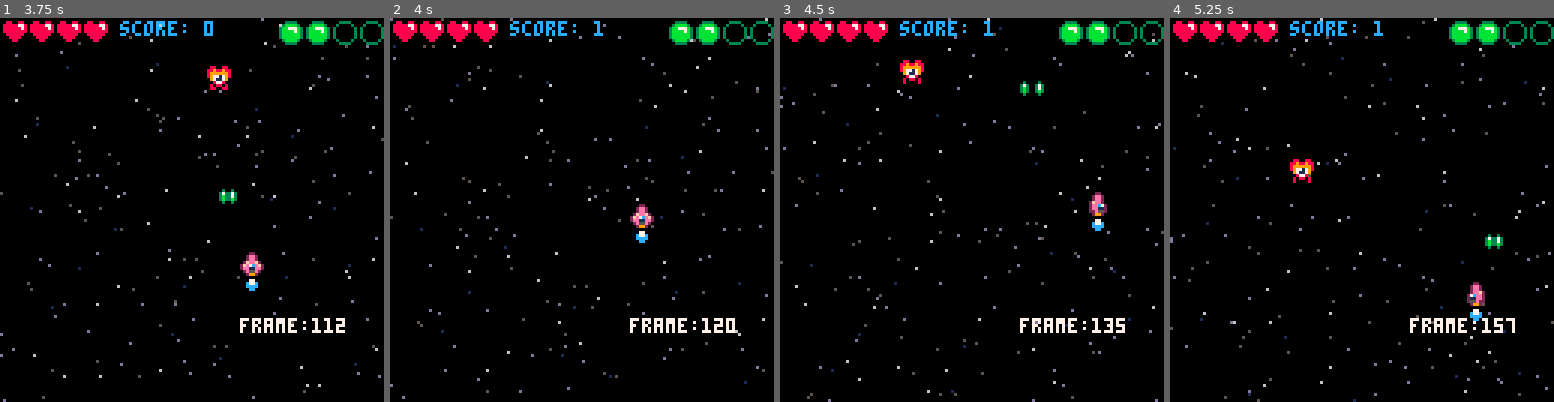
Above: before the commit, frames 1-4 (left to right).
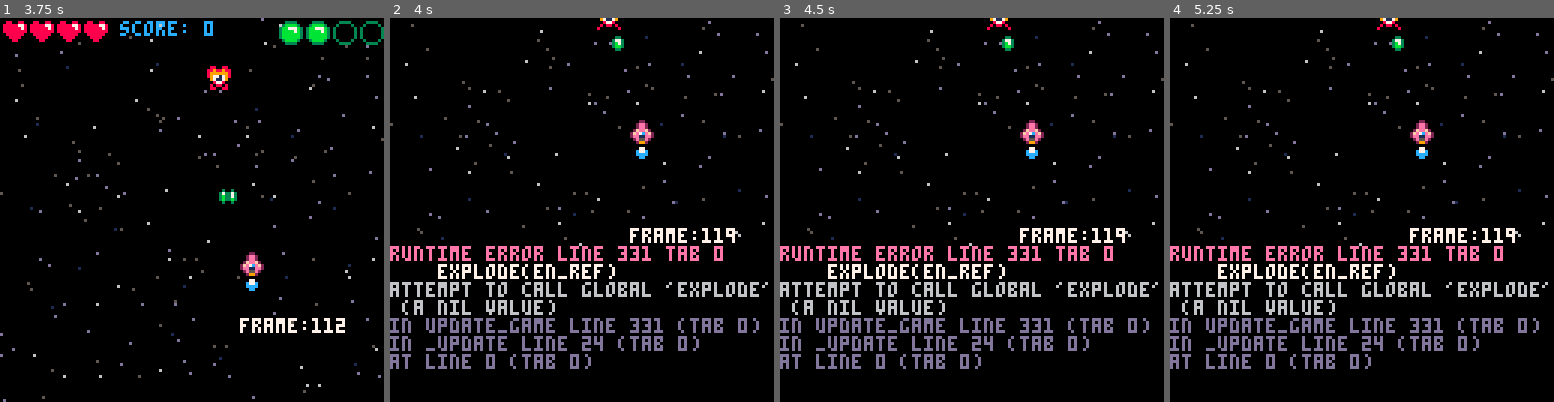
Above: after the commit, the same moments.

Repository: CalebmKopp/shmup-tutorial
Game: PICO-8 cartridge shmup.p8
Same seed, same stepped clock (60 frames per second), same inputs: the game is played once before the commit and once after it.
Inputs:
- Up to frame 1 (3.75 s): tap O (Z key) at 0.33, 0.7, 1.43, 2.22, 3.1 s; tap X (X key) at 1.07, 2.07, 2.4, 2.73, 3.07, 3.4, 3.73 s; hold Left 1.97-2.37 s; hold Down 2.42-2.82 s; hold Right 2.87-3.53 s; hold Up from 3.58 s (still down)
- Up to frame 2 (4 s): keep holding Up; tap O (Z key) at 3.98 s
- Up to frame 3 (4.5 s): tap X (X key) at 4.07, 4.4 s; release Up at 4.08 s; hold Right from 4.13 s (still down)
- Up to frame 4 (5.25 s): release Right at 4.53 s; hold Down 4.58-5.08 s; tap X (X key) at 4.73, 5.07 s; tap O (Z key) at 4.87 s; hold Left from 5.13 s (still down)

Frame 1 is identical in both runs. In frame 2, 13% of the frame differs, in the area x 0-100%, y 0-100%; in frame 3, 13%; in frame 4, 13%.
Error after the commit: runtime error line 331 tab 0; explode(en_ref); attempt to call global 'explode' (a nil value)

Commit message:
init explosion func

Diff:
--- a/shmup.p8
+++ b/shmup.p8
@@ -331,6 +331,7 @@
 			if col(bul_ref,en_ref) then
 				del(enemies, en_ref)
 				del(buls, bul_ref)
+				explode(en_ref)
 				sfx(3)
 				score+=1
 				spawnen()
